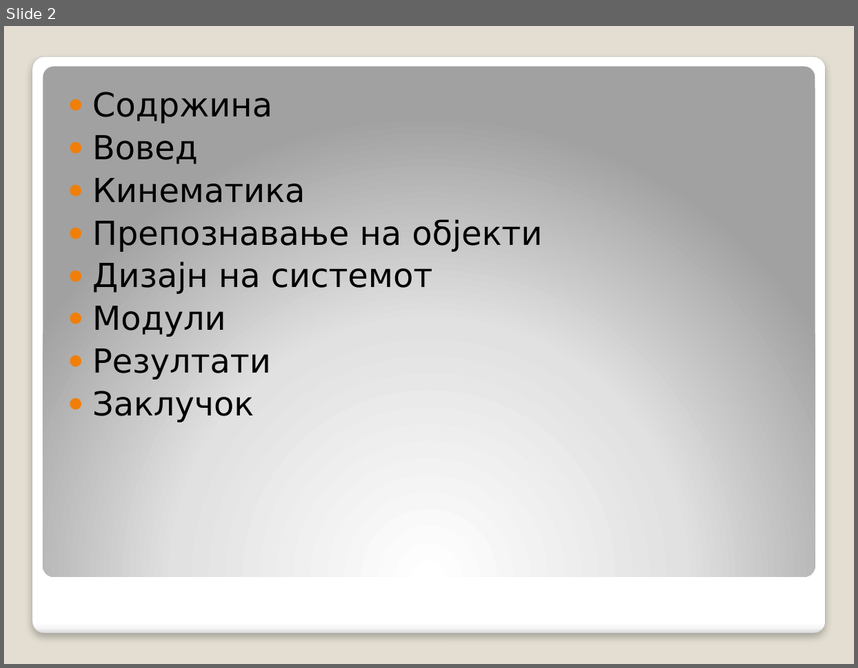
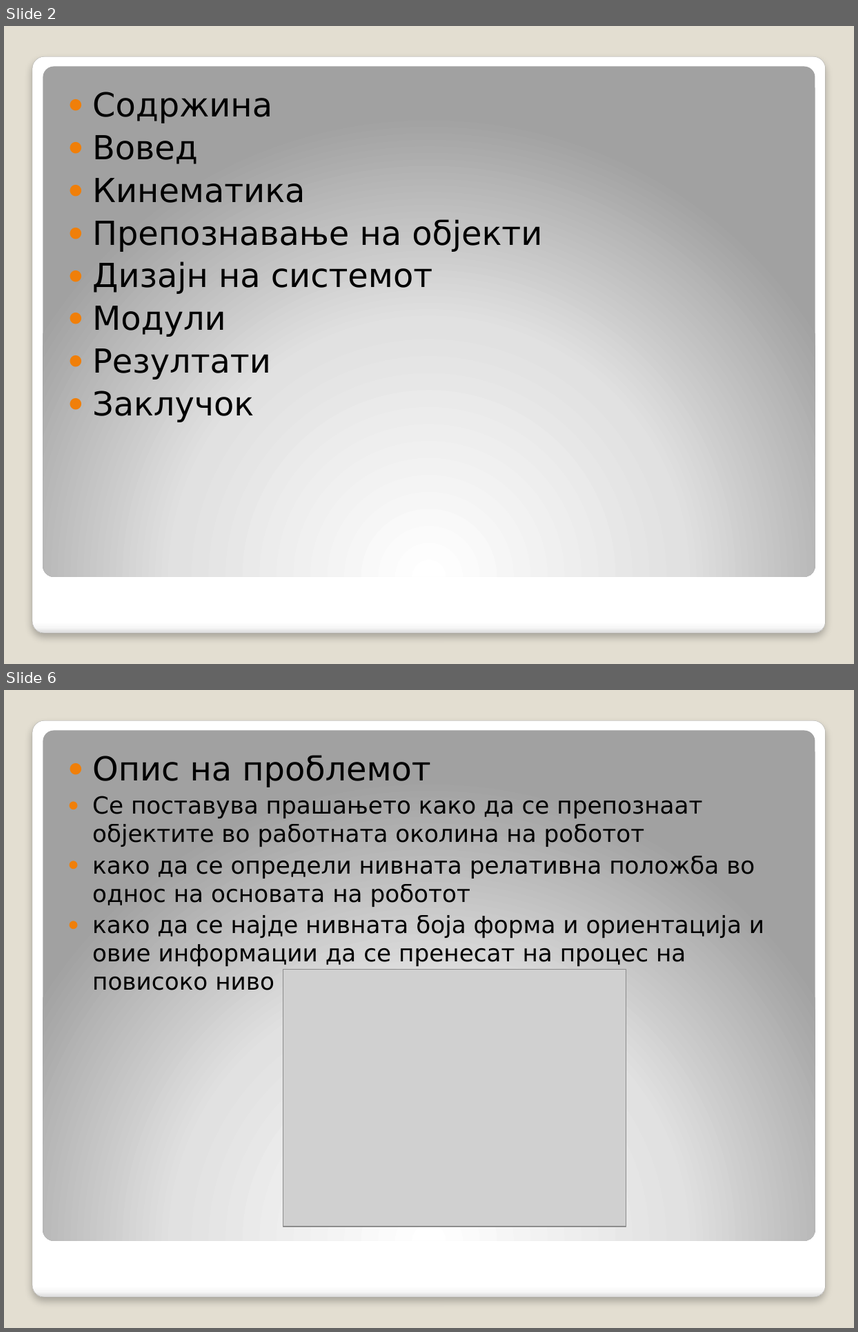
Before and after one commit to decoder015/diplomska, a slide deck: Paper/Компјутерска визија во роботика.pptx. Shown one above the other, each under a label of ours: slide 2 before the commit, slides 2 and 6 after it; the slides between them are not shown. The pictures are 858x668 and 858x1332 pixels, drawn with LibreOffice and Linux fonts; fonts in the diff are those of the drawing; grey boxes stand for pictures. Boxes give left, top, right and bottom in pixels: in the first picture for what was removed or moved away, otherwise in the second. Text is boxed around its words. In the diff, an @@ line names an element or a change of style, - is before the commit and + after.

```diff
--- a/Paper/Компјутерска визија во роботика.pptx
+++ b/Paper/Компјутерска визија во роботика.pptx
@@ slide 6 added at [4, 690, 854, 1328], background #E3DED1; not listed: 2 template elements that a slide beside it also shows @@
@@ text added at [92, 755, 764, 990], 20 pt, text #000000 @@
+● Опис на проблемот
+● Се поставува прашањето како да се препознаат објектите во работната околина на роботот
+● како да се определи нивната релативна положба во однос на основата на роботот
+● како да се најде нивната боја форма и ориентација и овие информации да се пренесат на процес на повисоко ниво
@@ picture added at [283, 969, 626, 1226] @@
```
Also in this commit, not shown: 3 slides changed, 29 other slides added, 1 slide removed, 9 other files.
